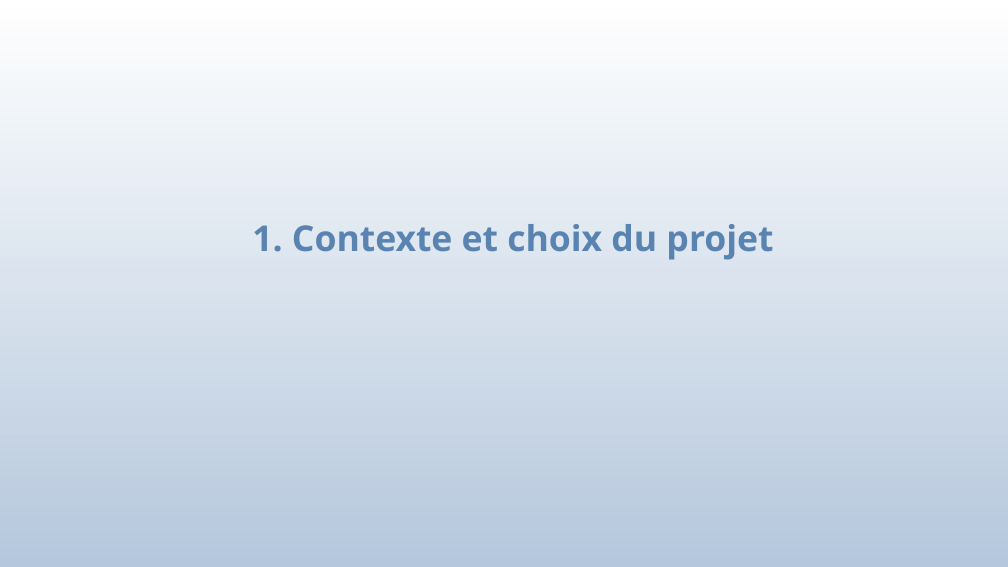
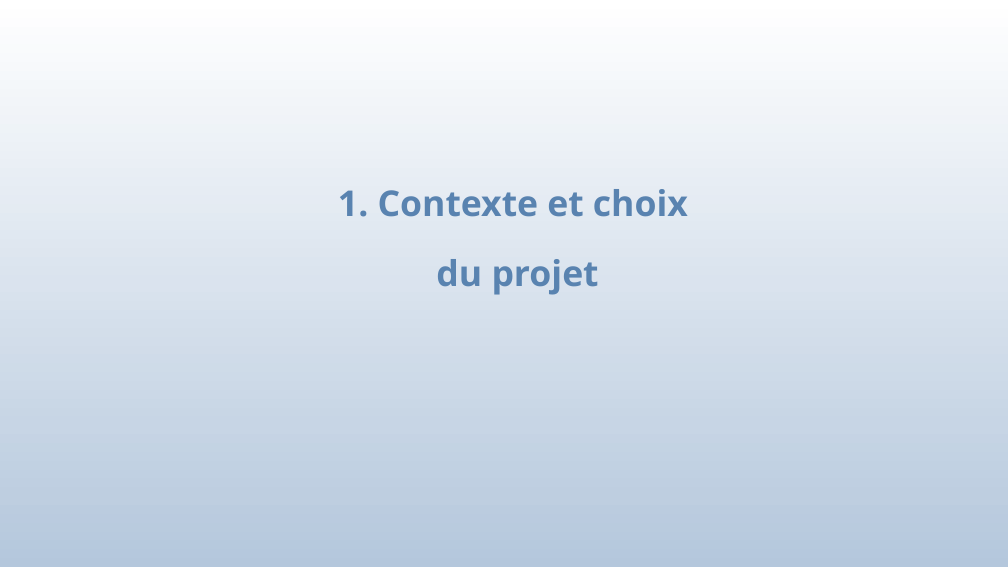
Before and after one commit to bauj/AJC_projet_belib, a slide deck: slide 6 of presentation_projetV2.odp. Drawn at 1008x567 pixels with LibreOffice and Linux fonts; fonts in the diff are those of the drawing. Boxes give left, top, right and bottom in pixels: in the first picture for what was removed or moved away, otherwise in the second. Text is boxed around its words. In the diff, an @@ line names an element or a change of style, - is before the commit and + after.

```diff
--- a/presentation_projetV2.odp
+++ b/presentation_projetV2.odp
@@ text at <box>338,189,688,295</box>: text changed @@
-1. Contexte et choix du projet
+1. Contexte et choix
+du projet
```
Also in this commit, not shown: 18 other slides changed, 3 other files.
